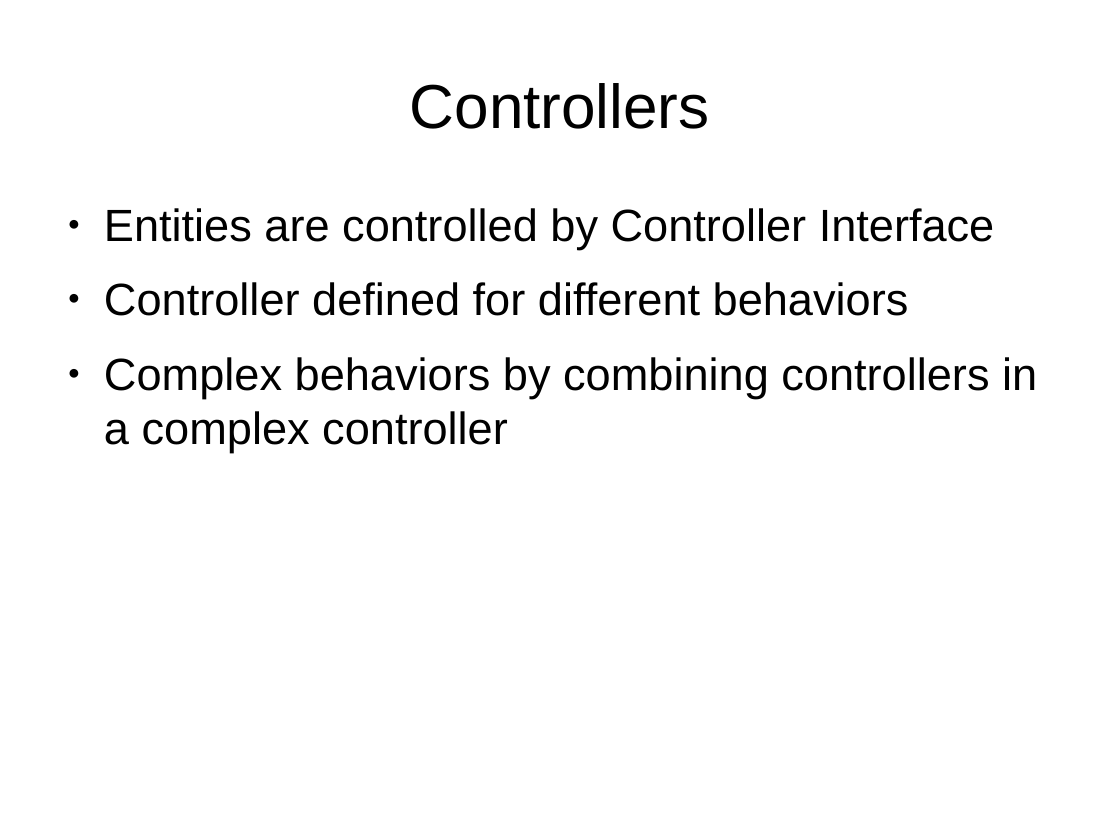
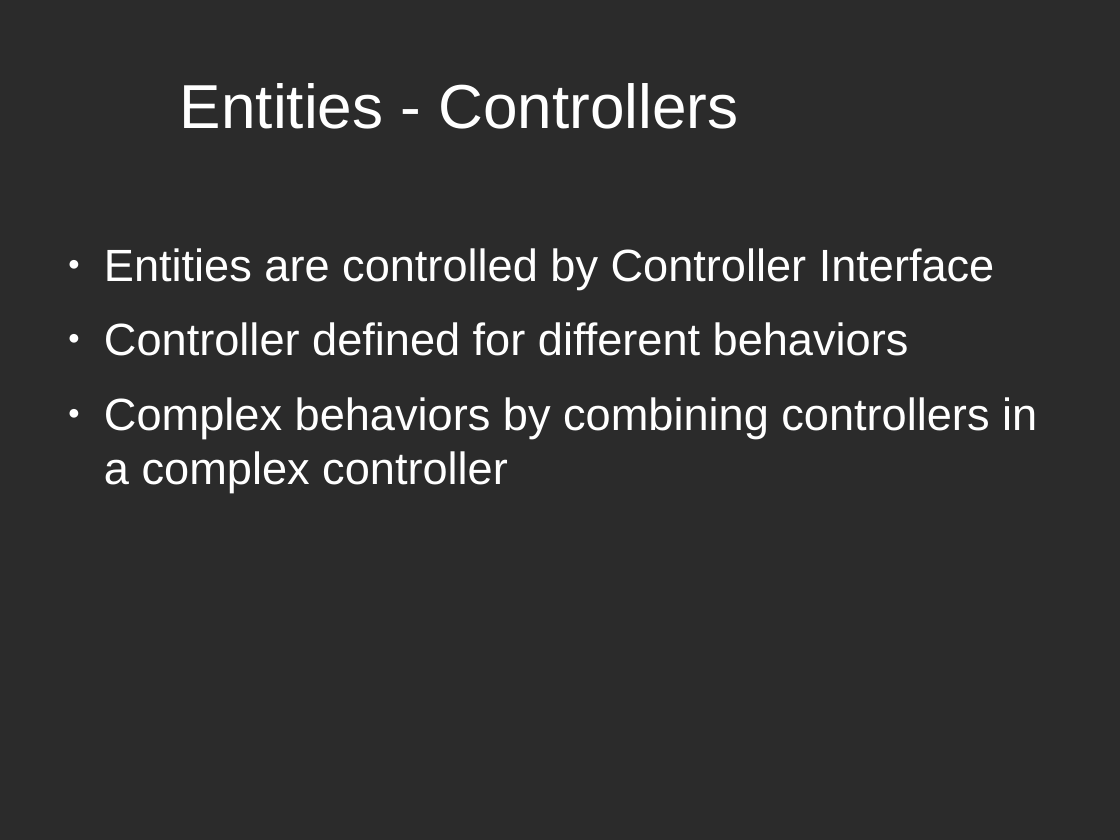
Before and after one commit to szyuGH/StarrockGame, a slide deck: slide 7 of Docs/PresentationPrototype/PrototypePresentation.odp (slide 5 before the commit). Drawn at 1120x840 pixels with LibreOffice and Linux fonts; fonts in the diff are those of the drawing; background and template pictures are left out; a plain dark background stands for a picture behind light text. Boxes give left, top, right and bottom in pixels: in the first picture for what was removed or moved away, otherwise in the second. Text is boxed around its words. In the diff, an @@ line names an element or a change of style, - is before the commit and + after.

```diff
--- a/Docs/PresentationPrototype/PrototypePresentation.odp
+++ b/Docs/PresentationPrototype/PrototypePresentation.odp
@@ background #FFFFFF to picture (left out) @@
@@ title at [180, 83, 738, 129]: text changed; text colour #000000 to #FFFFFF @@
-Controllers
+Entities - Controllers
@@ text "Entities are controlled by Controller ...": place and size @@
-text "Entities are controlled by Controller ..." at [104, 208, 1037, 452]
+text "Entities are controlled by Controller ..." at [104, 248, 1037, 492]
@@ text "Entities are controlled by Controller ..." at [104, 248, 1037, 492]: text colour #000000 to #FFFFFF; bullet colour #000000 to #FFFFFF @@
```
Also in this commit, not shown: 7 other slides changed, 10 slides added, 8 slides removed, 8 other files.
